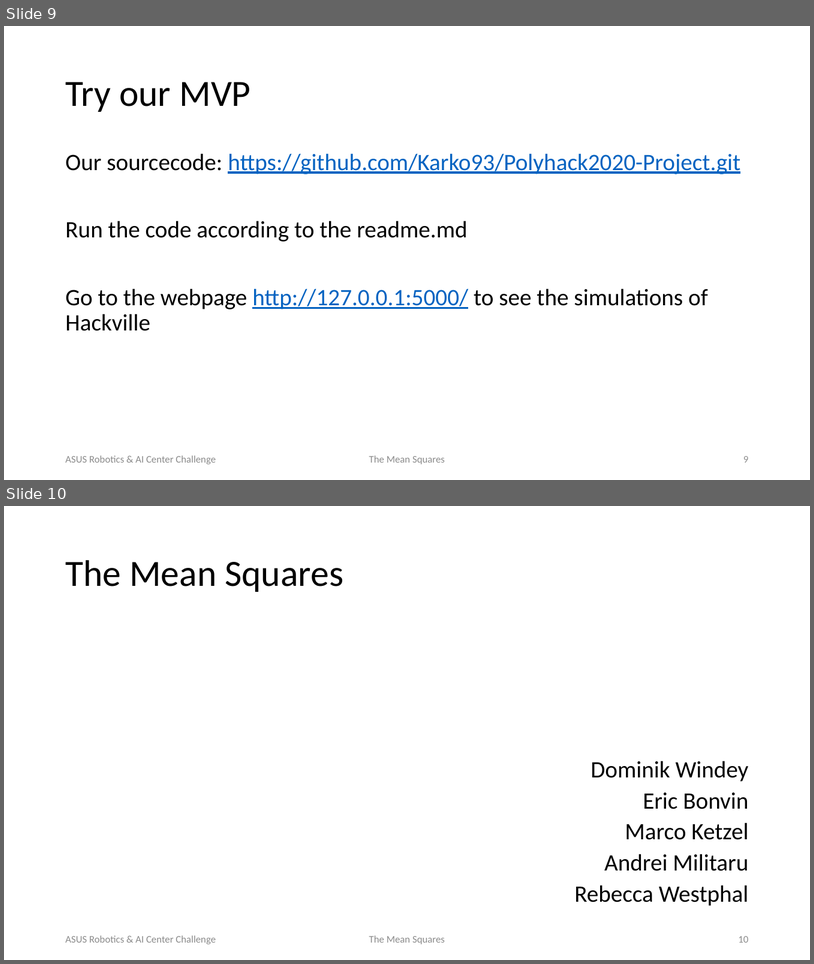
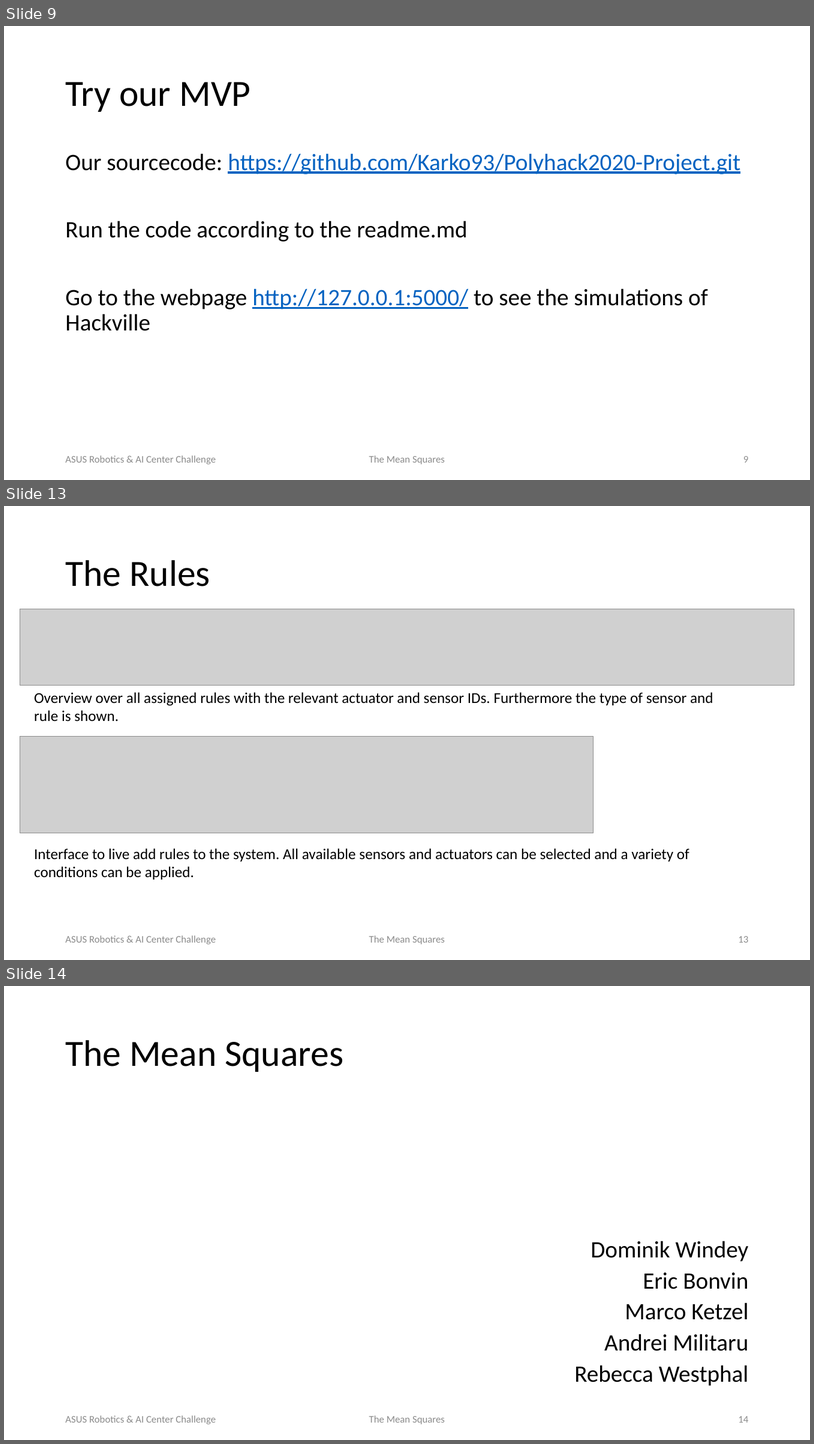
Before and after one commit to Karko93/Polyhack2020-Project, a slide deck: Documents/TheMeanSquares_ASUSChallenge.pptx. Shown one above the other, each under a label of ours: slides 9 and 10 before the commit, slides 9, 13 and 14 after it; the slides between them are not shown. The pictures are 814x964 and 814x1444 pixels, drawn with LibreOffice and Linux fonts; fonts in the diff are those of the drawing; grey boxes stand for pictures; background and template pictures are left out. Boxes give left, top, right and bottom in pixels: in the first picture for what was removed or moved away, otherwise in the second. Text is boxed around its words. In the diff, an @@ line names an element or a change of style, - is before the commit and + after.

```diff
--- a/Documents/TheMeanSquares_ASUSChallenge.pptx
+++ b/Documents/TheMeanSquares_ASUSChallenge.pptx
@@ slide 13 added at <box>4,506,810,960</box>, background picture (left out) @@
@@ title added at <box>65,560,210,586</box>, 44 pt, text #000000 @@
+The Rules
@@ picture added at <box>20,609,795,685</box> @@
@@ text added at <box>34,692,714,721</box>, 18 pt, text #000000 @@
+Overview over all assigned rules with the relevant actuator and sensor IDs. Furthermore the type of sensor and rule is shown.
@@ picture added at <box>20,736,594,832</box> @@
@@ text added at <box>34,848,690,879</box>, 18 pt, text #000000 @@
+Interface to live add rules to the system. All available sensors and actuators can be selected and a variety of conditions can be applied.
@@ text added at <box>65,935,216,944</box>, 12 pt, text #8C8C8C @@
+ASUS Robotics & AI Center Challenge
@@ text added at <box>369,935,445,944</box>, 12 pt, text #8C8C8C @@
+The Mean Squares
@@ page number added at <box>738,936,749,942</box>, 12 pt, text #8C8C8C @@
+13
@@ what was slide 10 is now slide 14 @@
@@ page number at <box>738,1416,749,1422</box>: text changed @@
-10
+14
```
Also in this commit, not shown: 3 other slides added, 1 other file.
